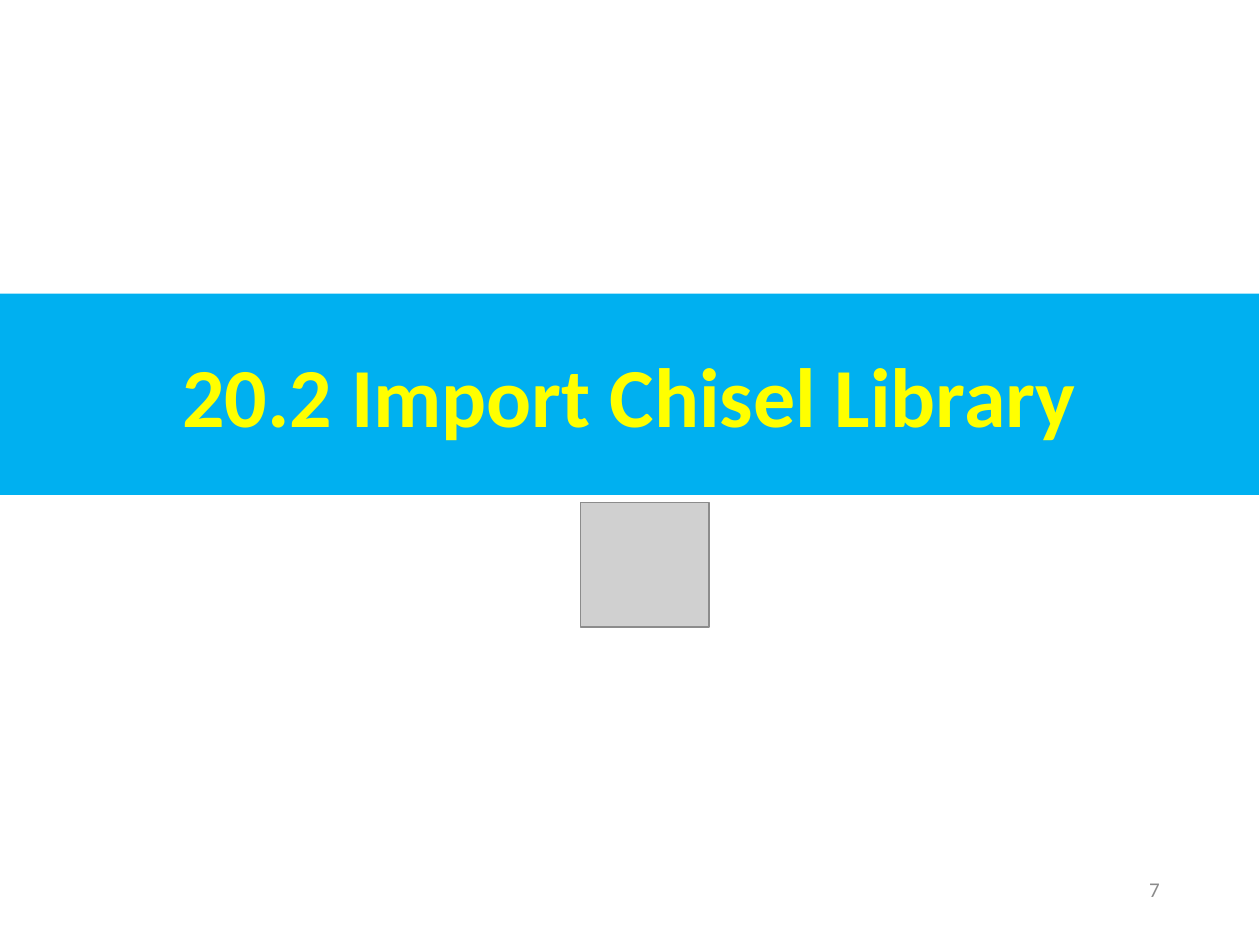
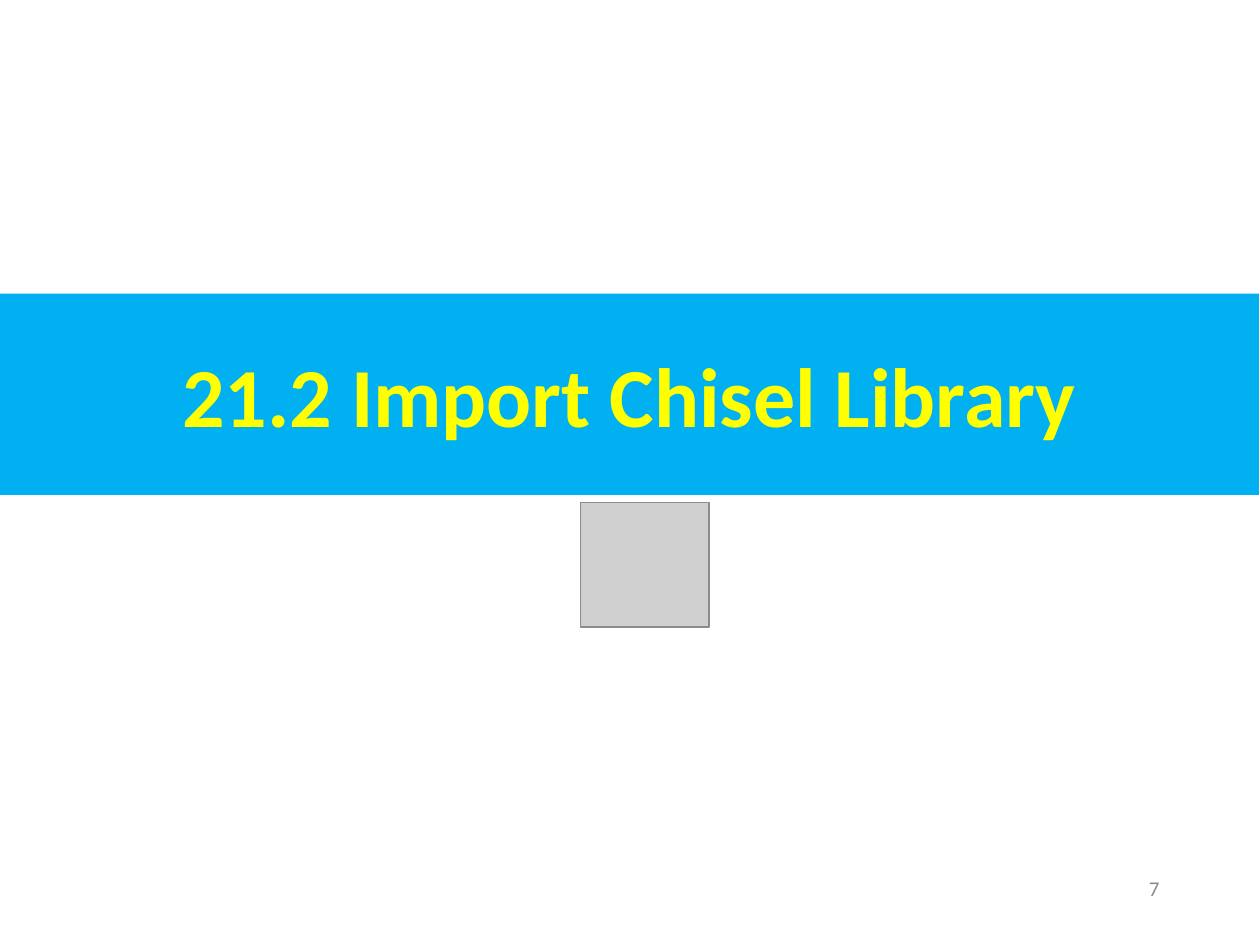
Before and after one commit to peterhchen/AIU_CS800_Chisel, a slide deck: slide 7 of 500_UCSC_HWD/021_FIRRTL/000_Video/021.FIRRTL.ppt. Drawn at 1260x945 pixels with LibreOffice and Linux fonts; fonts in the diff are those of the drawing; grey boxes stand for pictures. Boxes give left, top, right and bottom in pixels: in the first picture for what was removed or moved away, otherwise in the second. Text is boxed around its words. In the diff, an @@ line names an element or a change of style, - is before the commit and + after.

```diff
--- a/500_UCSC_HWD/021_FIRRTL/000_Video/021.FIRRTL.ppt
+++ b/500_UCSC_HWD/021_FIRRTL/000_Video/021.FIRRTL.ppt
@@ text in rectangle at bbox=[182, 368, 1075, 441]: text changed @@
-20.2 Import Chisel Library
+21.2 Import Chisel Library
```
Also in this commit, not shown: 49 other slides changed.
